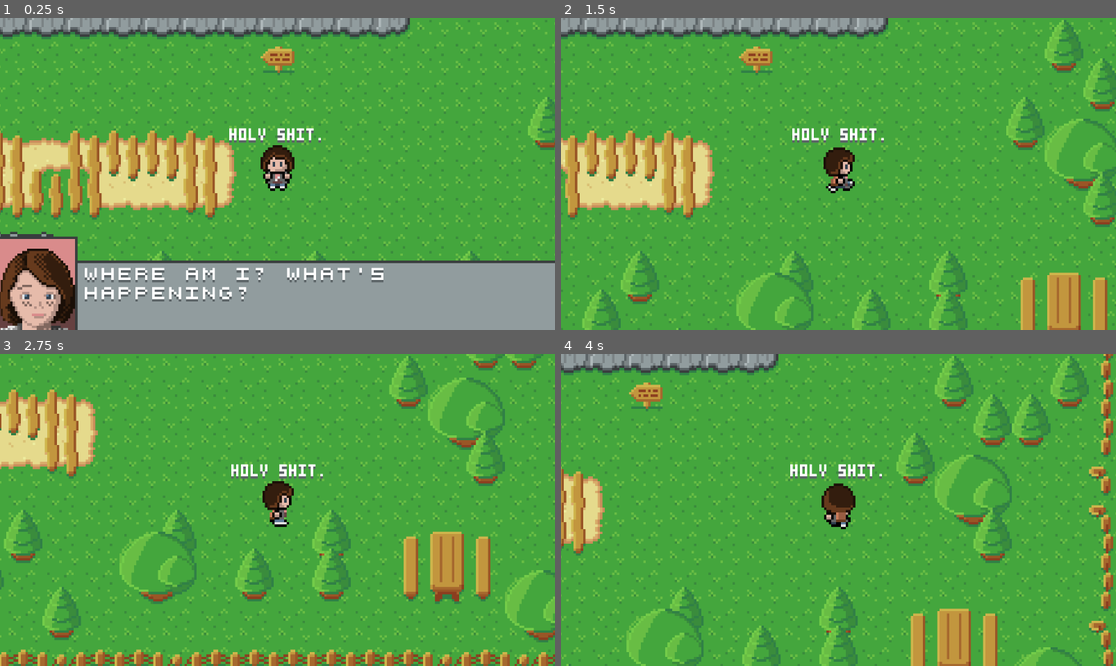
Above: before the commit, frames 1-4 (two rows, left to right).
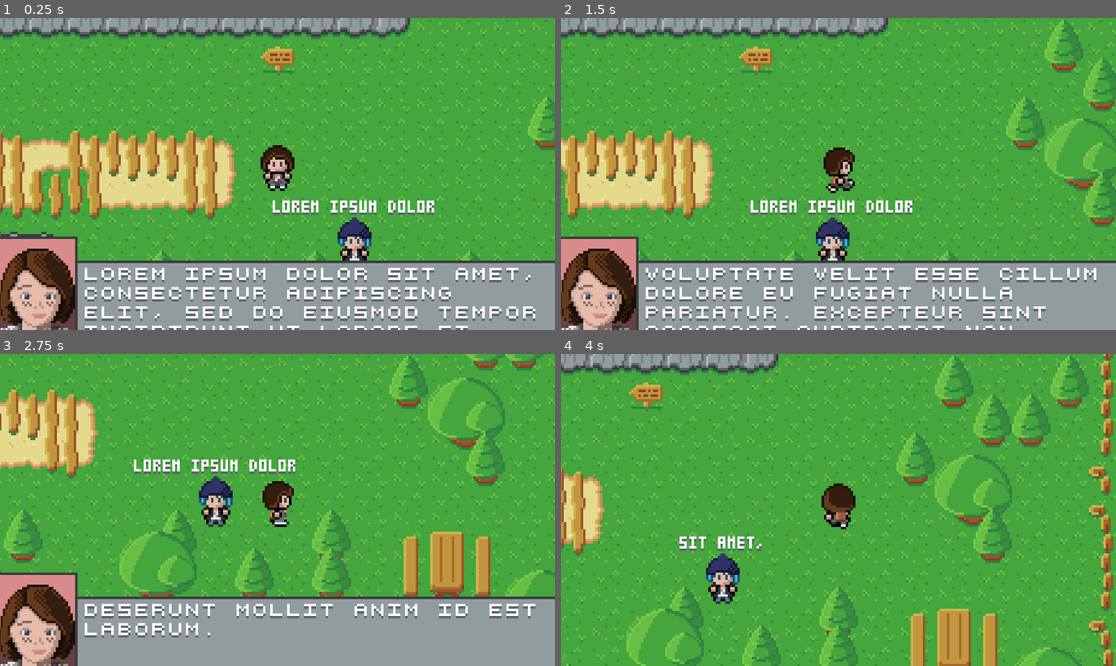
Above: after the commit, the same moments.

Repository: minkezhang/lis
Game: Godot game, scene res://scenes/level/level.tscn
Two runs of this game, one before a commit and one after it. Both use one fixed random seed, a clock stepped at 60 frames per second and the inputs below. The project has no main scene, so this scene is started directly.
Inputs:
- Up to frame 1 (0.25 s): no input
- Up to frame 2 (1.5 s): tap Enter (ui_accept) at 0.5, 0.77 s; hold Right (ui_right) 0.53-1.28 s; hold Down (ui_down) from 1.28 s (still down)
- Up to frame 3 (2.75 s): tap Enter (ui_accept) at 1.52 s; release Down (ui_down) at 2.03 s; hold Right (ui_right) from 2.03 s (still down)
- Up to frame 4 (4 s): release Right (ui_right) at 2.78 s; hold Up (ui_up) 2.78-3.53 s; tap Enter (ui_accept) at 3.02, 3.77 s; hold Left (ui_left) from 3.53 s (still down)

The runs differ from the first frame. In frame 1, 6.9% of the frame differs, in the area x 15-97%, y 35-100%; in frame 2, 25%, in the area x 0-100%, y 35-100%; in frame 3, 25%; in frame 4, 1.5%.

Commit message:
Refactor dialog and auto-increment

Diff:
--- a/entities/chloe/chloe.tscn
+++ b/entities/chloe/chloe.tscn
@@ -1,7 +1,8 @@
-[gd_scene load_steps=3 format=3 uid="uid://hr48qut5jo31"]
+[gd_scene load_steps=4 format=3 uid="uid://hr48qut5jo31"]
 
 [ext_resource type="Script" path="res://entities/common/character/character.gd" id="1_wlhbd"]
 [ext_resource type="PackedScene" uid="uid://crxnsg684v88p" path="res://entities/chloe/poses.tscn" id="2_iocfw"]
+[ext_resource type="PackedScene" uid="uid://b2k7isxshcqja" path="res://entities/common/dialog/dialog.tscn" id="3_rahk5"]
 
 [node name="Chloe" type="Node2D" node_paths=PackedStringArray("animation_sprite")]
 script = ExtResource("1_wlhbd")
@@ -10,3 +11,5 @@
 [node name="Poses" parent="." instance=ExtResource("2_iocfw")]
 position = Vector2(0, -8)
 animation = &"idle_south"
+
+[node name="Dialog" parent="." instance=ExtResource("3_rahk5")]
--- /dev/null
+++ b/entities/common/character/character.tscn
@@ -0,0 +1,7 @@
+[gd_scene load_steps=2 format=3 uid="uid://ca3cvh7tebqmn"]
+
+[ext_resource type="PackedScene" uid="uid://b2k7isxshcqja" path="res://entities/common/dialog/dialog.tscn" id="1_x4bee"]
+
+[node name="Character" type="Node2D"]
+
+[node name="Dialog" parent="." instance=ExtResource("1_x4bee")]
--- /dev/null
+++ b/entities/common/dialog/dialog.gd
@@ -0,0 +1,25 @@
+extends Node2D
+
+const _libdialog = preload('res://lib/dialog.gd')
+
+@export var display_offset: int
+
+
+func _eof_reached_handler():
+	visible = false
+
+
+func set_display_offset(o: int):
+	display_offset = o
+	position.y = display_offset * 16
+
+
+func set_dialog(l: _libdialog.Line):
+	set_display_offset(display_offset)
+	visible = true
+	$Label.set_dialog(l)
+
+
+func _ready():
+	visible = false
+	$Label.eof_reached.connect(_eof_reached_handler)
--- /dev/null
+++ b/entities/common/dialog/dialog.tscn
@@ -0,0 +1,22 @@
+[gd_scene load_steps=4 format=3 uid="uid://b2k7isxshcqja"]
+
+[ext_resource type="Script" path="res://entities/common/dialog/dialog.gd" id="1_qks7b"]
+[ext_resource type="FontFile" uid="uid://c1ptg86ugn50h" path="res://entities/common/dialog/font_3x6.png" id="2_wyqj3"]
+[ext_resource type="Script" path="res://entities/common/dialog/label.gd" id="3_dwxp4"]
+
+[node name="Dialog" type="Node2D"]
+z_index = 5
+script = ExtResource("1_qks7b")
+
+[node name="Label" type="Label" parent="."]
+custom_minimum_size = Vector2(80, 0)
+offset_left = -40.0
+offset_top = -21.0
+offset_right = 40.0
+offset_bottom = -14.0
+theme_override_fonts/font = ExtResource("2_wyqj3")
+horizontal_alignment = 1
+autowrap_mode = 3
+script = ExtResource("3_dwxp4")
+line_length = 20
+auto_advance_ms = 3000.0
--- a/entities/common/dialog/label.gd
+++ b/entities/common/dialog/label.gd
@@ -4,18 +4,32 @@
 
 signal eof_reached
 
-@export var LINE_LENGTH: int = 0
+@export var line_length: int = 0
+@export var auto_advance_ms: float = 0
 
 var _line: _libdialog.LineReader
+var _t: Timer
+
+
+func _ready():
+	if auto_advance_ms > 0:
+		_t = Timer.new()
+		add_child(_t)
 
 
 func set_dialog(l: _libdialog.Line):
-	_line = _libdialog.LineReader.new(l, LINE_LENGTH)
+	_line = _libdialog.LineReader.new(l, line_length)
 	advance_dialog_text()
+	if _t != null:
+		_t.timeout.connect(advance_dialog_text)  # _t.one_shot is false by default
+		_t.start(auto_advance_ms / 1000)
 
 
 func advance_dialog_text():
 	if _line.eof():
 		eof_reached.emit()
+		if _t != null:
+			_t.stop()
+			_t.timeout.disconnect(advance_dialog_text)
 		return
 	text = _line.get_next_line()
--- a/entities/max/dialog.gd
+++ /dev/null
@@ -1,12 +0,0 @@
-extends Node2D
-
-@export var display_offset: int
-
-
-func set_display_offset(o: int):
-	display_offset = o
-	position.y = display_offset * 16
-
-
-func _ready():
-	set_display_offset(display_offset)
--- a/entities/max/max.gd
+++ b/entities/max/max.gd
@@ -6,4 +6,4 @@
 
 	$Controllable.input_move.connect(
 		func(o: _libgeo.Orientation): path_queue.enqueue(o)
-	)
+)
--- a/entities/max/max.tscn
+++ b/entities/max/max.tscn
@@ -1,38 +1,16 @@
-[gd_scene load_steps=7 format=3 uid="uid://di7d2i5j3myww"]
+[gd_scene load_steps=4 format=3 uid="uid://di7d2i5j3myww"]
 
 [ext_resource type="Script" path="res://entities/max/max.gd" id="1_cx4wr"]
 [ext_resource type="PackedScene" uid="uid://cfr4en3phi8et" path="res://entities/max/poses.tscn" id="2_uc811"]
 [ext_resource type="Script" path="res://entities/max/controllable.gd" id="2_wmg7o"]
-[ext_resource type="Script" path="res://entities/max/dialog.gd" id="4_o1wgp"]
-[ext_resource type="FontFile" uid="uid://c1ptg86ugn50h" path="res://entities/common/dialog/font_3x6.png" id="5_f42si"]
-[ext_resource type="Script" path="res://entities/common/dialog/label.gd" id="5_quwl7"]
 
 [node name="Max" type="Node2D" node_paths=PackedStringArray("animation_sprite")]
-y_sort_enabled = true
 script = ExtResource("1_cx4wr")
 animation_sprite = NodePath("Poses")
-
-[node name="Controllable" type="Node" parent="."]
-script = ExtResource("2_wmg7o")
-
-[node name="Dialog" type="Node2D" parent="."]
-script = ExtResource("4_o1wgp")
-
-[node name="Label" type="Label" parent="Dialog"]
-custom_minimum_size = Vector2(80, 0)
-offset_left = -40.0
-offset_top = -19.0
-offset_right = 40.0
-offset_bottom = -12.0
-theme_override_constants/line_spacing = 0
-theme_override_fonts/font = ExtResource("5_f42si")
-text = "ffffffffffffffffffff"
-horizontal_alignment = 1
-autowrap_mode = 3
-script = ExtResource("5_quwl7")
-LINE_LENGTH = 20
-metadata/_edit_use_anchors_ = true
 
 [node name="Poses" parent="." instance=ExtResource("2_uc811")]
 animation = &"idle_south"
 frame_progress = 0.0
+
+[node name="Controllable" type="Node" parent="."]
+script = ExtResource("2_wmg7o")
--- a/lib/lines.gd
+++ b/lib/lines.gd
@@ -3,6 +3,10 @@
 const _libdialog = preload('res://lib/dialog.gd')
 
 static var L = {
+	'DEBUG': _libdialog.Line.new(_libdialog.C.MAX, [
+		'Lorem ipsum dolor sit amet, consectetur adipiscing elit, sed do eiusmod tempor incididunt ut labore et dolore magna aliqua. Ut enim ad minim veniam, quis nostrud exercitation ullamco laboris nisi ut aliquip ex ea commodo consequat. Duis aute irure dolor in reprehenderit in voluptate velit esse cillum dolore eu fugiat nulla pariatur. Excepteur sint occaecat cupidatat non proident, sunt in culpa qui officia deserunt mollit anim id est laborum.',
+	]),
+
 	# Forest
 	'0': _libdialog.Line.new(_libdialog.C.MAX, [
 		'Where am I? What\'s happening?',
--- a/scenes/dialog/dialog.tscn
+++ b/scenes/dialog/dialog.tscn
@@ -30,11 +30,13 @@
 region_rect = Rect2(0, 0, 32, 64)
 
 [node name="Label" type="Label" parent="."]
+custom_minimum_size = Vector2(196, 0)
 offset_left = -81.0
 offset_top = 38.0
 offset_right = 115.0
-offset_bottom = 78.0
+offset_bottom = 46.0
 theme_override_constants/line_spacing = 0
 theme_override_fonts/font = ExtResource("6_x26uj")
 autowrap_mode = 3
 script = ExtResource("7_vpou3")
+line_length = 140
--- a/scenes/level/level.gd
+++ b/scenes/level/level.gd
@@ -12,8 +12,8 @@
 	))
 
 # 	TODO(minkezhang): Remove test lines.
-	$Dialog.set_dialog(_liblines.L['0'])
-	$Map/Characters/Max/Dialog/Label.set_dialog(_liblines.L['1'])
+	$Dialog.set_dialog(_liblines.L['DEBUG'])
+	$Map/Characters/Chloe/Dialog.set_dialog(_liblines.L['DEBUG'])
 
 
 func _process(_delta):
--- a/scenes/level/level.tscn
+++ b/scenes/level/level.tscn
@@ -13,4 +13,4 @@
 [node name="Map" parent="." instance=ExtResource("2_vatu1")]
 
 [node name="Dialog" parent="." instance=ExtResource("1_qj0l6")]
-z_index = 5
+z_index = 8
--- a/scenes/overworld/map/map.tscn
+++ b/scenes/overworld/map/map.tscn
@@ -316,4 +316,4 @@
 position = Vector2(616, 440)
 
 [node name="Chloe" parent="Characters" instance=ExtResource("6_rhyh0")]
-position = Vector2(248, 40)
+position = Vector2(648, 472)
